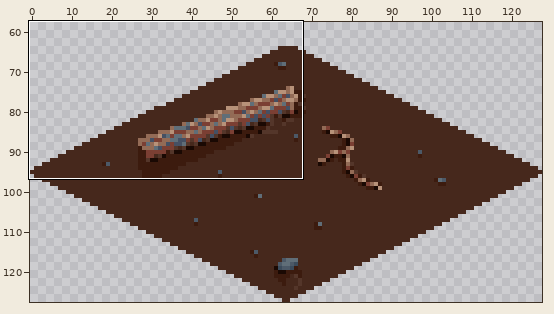
Edited in one commit: sprite sheet (MonoGameCross-PlatformDesktopApplication/Content/CompressedContent/textures/Environment/ground4.png). Above: a wide view before the commit, with the close-up outlined.
Close-up. First the earlier version:
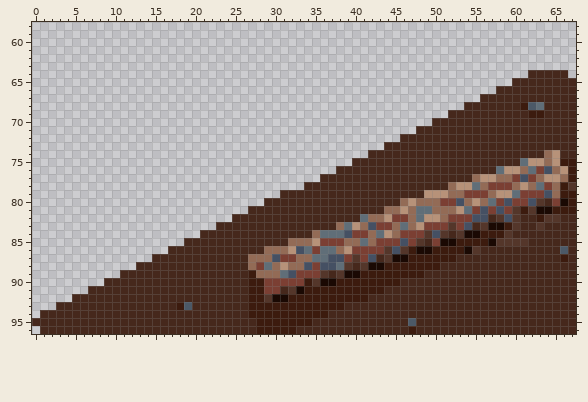
The file is 128x128 pixels. Colours within 5 levels of each other are drawn and written as one. Shown: x 0..67, y 58..96. The wide view leaves out empty margins.
After the commit:
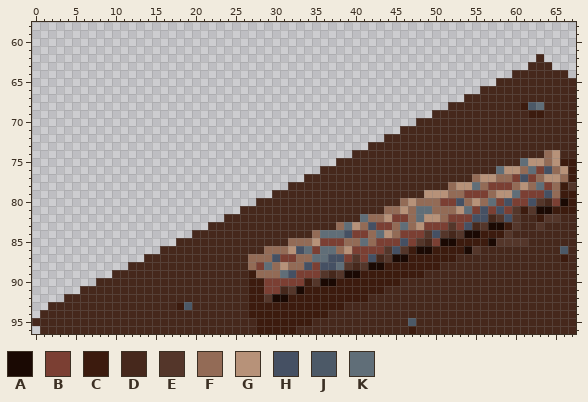
Palette (. is transparent): A #1a0903  B #7b3f33  C #3c1b0e  D #46281c  E #54362a  F #936b56  G #b79279  H #455063  J #4c5967  K #606e78
Diff:
y 62: x 63 . -> D
y 63: x 62..64 ... -> DDD
y 64: x 60..61 .. -> DD
y 65: x 58..59 .. -> DD
y 66: x 56..57 .. -> DD
y 67: x 54..55 .. -> DD
y 68: x 52..53 .. -> DD
y 69: x 50..51 .. -> DD
y 70: x 48..49 .. -> DD
y 71: x 46..47 .. -> DD
y 72: x 44..45 .. -> DD
y 73: x 42..43 .. -> DD
y 74: x 40..41 .. -> DD
y 75: x 38..39 .. -> DD
y 76: x 36..37 .. -> DD
y 77: x 34..35 .. -> DD
y 78: x 32..33 .. -> DD
y 79: x 30 . -> D
y 80: x 28 . -> D
y 81: x 26 . -> D
y 82: x 24 . -> D
y 83: x 22 . -> D
y 84: x 20 . -> D
y 85: x 18 . -> D
y 86: x 16 . -> D
y 87: x 14 . -> D
y 88: x 12 . -> D
y 89: x 10 . -> D
y 90: x 8 . -> D
y 91: x 6 . -> D
y 92: x 4 . -> D
y 93: x 2 . -> D
